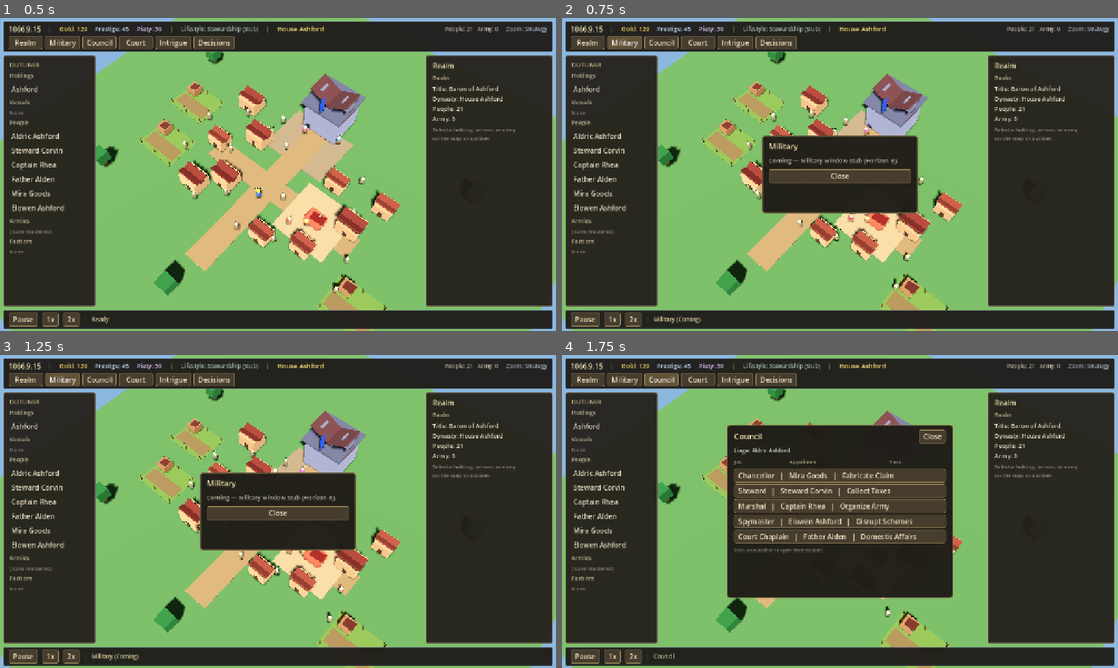
Above: before the commit, frames 1-4 (two rows, left to right).
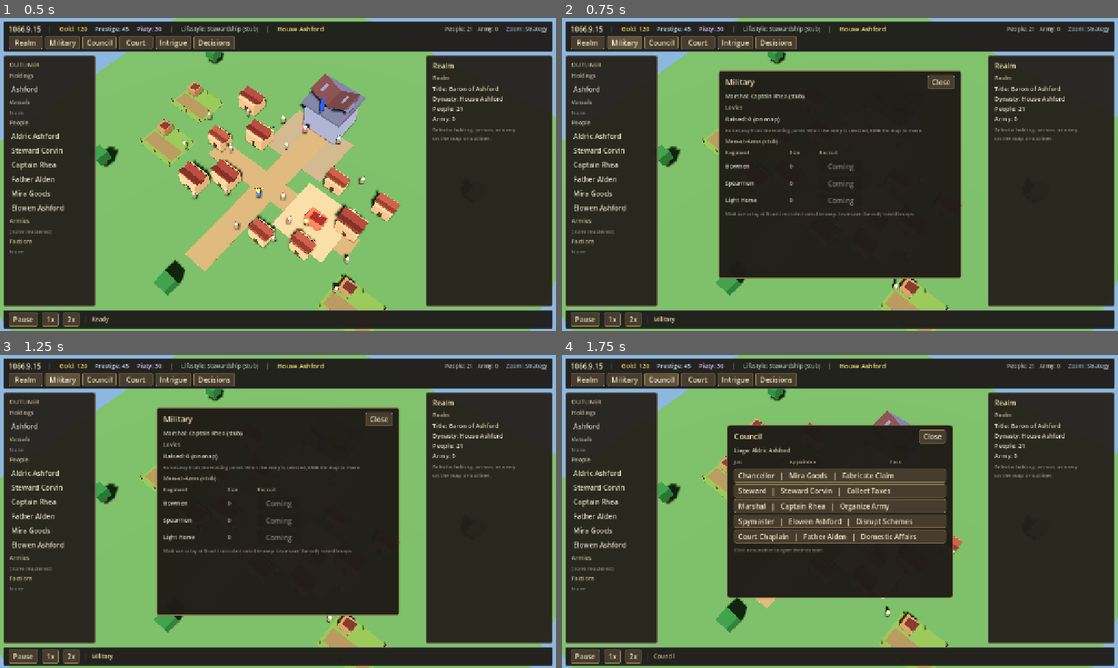
Above: after the commit, the same moments.

Repository: lpoyoll/Realm-of-Kings
Game: Godot game, scene res://scenes/main.tscn
Same seed, same stepped clock (60 frames per second), same inputs: the game is played once before the commit and once after it.
Inputs:
- Up to frame 1 (0.5 s): no input
- Up to frame 2 (0.75 s): click "Military" at 0.5 s
- Up to frame 3 (1.25 s): no input
- Up to frame 4 (1.75 s): click "Council" at 1.25 s

Frame 1 is identical in both runs. In frame 2, 24% of the frame differs, in the area x 20-72%, y 16-98%; in frame 3, 24%; in frame 4, nothing differs.

Commit message:
Military MaA panel stub: levy live count + Coming slots.

Diff:
--- a/scripts/ui/ck3_shell.gd
+++ b/scripts/ui/ck3_shell.gd
@@ -74,6 +74,10 @@
 var _council_liege: Label
 var _council_rows: VBoxContainer
 
+var _military_modal: PanelContainer
+var _military_levy_label: Label
+var _military_marshal_label: Label
+
 func _ready() -> void:
 	_build_styles()
 	_build_ui()
@@ -138,6 +142,8 @@
 		_refresh_outliner()
 		if sel_kind == SelKind.NONE:
 			_populate_realm()
+	if _military_modal and _military_modal.visible:
+		_refresh_military_levy()
 	if sel_kind == SelKind.ARMY:
 		_populate_army(army if army else selected)
 	elif sel_kind == SelKind.HOLDING:
@@ -233,6 +239,7 @@
 	_build_bottom_bar()
 	_build_stub_modal()
 	_build_council_window()
+	_build_military_window()
 
 func _build_top_bar() -> void:
 	var top := PanelContainer.new()
@@ -293,10 +300,14 @@
 	for n in stub_names:
 		var b := Button.new()
 		b.text = str(n)
-		b.tooltip_text = "%s — Coming" % str(n)
+		var title_name: String = str(n)
+		var is_live: bool = title_name == "Council" or title_name == "Military"
+		if is_live:
+			b.tooltip_text = title_name
+		else:
+			b.tooltip_text = "%s — Coming" % title_name
 		_style_button(b)
 		b.custom_minimum_size = Vector2(78, 0)
-		var title_name: String = str(n)
 		b.pressed.connect(func() -> void: _open_stub_window(title_name))
 		icons.add_child(b)
 
@@ -488,10 +499,15 @@
 	if title_text == "Council":
 		_open_council_window()
 		return
+	if title_text == "Military":
+		_open_military_window()
+		return
 	if _stub_modal == null:
 		return
 	if _council_modal:
 		_council_modal.visible = false
+	if _military_modal:
+		_military_modal.visible = false
 	_stub_modal_title.text = title_text
 	_stub_modal_body.text = "Coming — %s window stub (Horizon B)." % title_text
 	_stub_modal.visible = true
@@ -562,6 +578,8 @@
 		_build_council_window()
 	if _stub_modal:
 		_stub_modal.visible = false
+	if _military_modal:
+		_military_modal.visible = false
 	_refresh_council_rows()
 	_council_modal.visible = true
 	set_status("Council")
@@ -611,6 +629,118 @@
 		else:
 			row.disabled = true
 		_council_rows.add_child(row)
+
+
+func _build_military_window() -> void:
+	_military_modal = PanelContainer.new()
+	_military_modal.name = "MilitaryModal"
+	_military_modal.add_theme_stylebox_override("panel", _modal_style)
+	_military_modal.mouse_filter = Control.MOUSE_FILTER_STOP
+	_military_modal.visible = false
+	_military_modal.set_anchors_preset(Control.PRESET_CENTER)
+	_military_modal.offset_left = -280
+	_military_modal.offset_top = -240
+	_military_modal.offset_right = 280
+	_military_modal.offset_bottom = 240
+	_root.add_child(_military_modal)
+
+	var v := VBoxContainer.new()
+	v.add_theme_constant_override("separation", 8)
+	_military_modal.add_child(v)
+
+	var header := HBoxContainer.new()
+	header.add_theme_constant_override("separation", 12)
+	v.add_child(header)
+	header.add_child(_label("Military", 18, Color(0.95, 0.90, 0.70)))
+	var spacer := Control.new()
+	spacer.size_flags_horizontal = Control.SIZE_EXPAND_FILL
+	spacer.mouse_filter = Control.MOUSE_FILTER_IGNORE
+	header.add_child(spacer)
+	var close_btn := Button.new()
+	close_btn.text = "Close"
+	_style_button(close_btn)
+	close_btn.pressed.connect(_close_military_window)
+	header.add_child(close_btn)
+
+	_military_marshal_label = _label("Marshal: Captain Rhea (stub)", 13, Color(0.75, 0.80, 0.70))
+	v.add_child(_military_marshal_label)
+
+	v.add_child(_section_header("Levies"))
+	_military_levy_label = _label("Raised: 0", 14, Color(0.90, 0.86, 0.78))
+	v.add_child(_military_levy_label)
+	var levy_hint := _label(
+		"Raise Levy from the Holding panel. When the army is selected, RMB the map to move.",
+		11,
+		Color(0.55, 0.52, 0.48)
+	)
+	levy_hint.autowrap_mode = TextServer.AUTOWRAP_WORD_SMART
+	v.add_child(levy_hint)
+
+	v.add_child(_section_header("Men-at-Arms (stub)"))
+	var maa_hdr := HBoxContainer.new()
+	maa_hdr.add_theme_constant_override("separation", 8)
+	v.add_child(maa_hdr)
+	var type_h := _label("Regiment", 12, Color(0.72, 0.68, 0.55))
+	type_h.custom_minimum_size = Vector2(140, 0)
+	maa_hdr.add_child(type_h)
+	var size_h := _label("Size", 12, Color(0.72, 0.68, 0.55))
+	size_h.custom_minimum_size = Vector2(60, 0)
+	maa_hdr.add_child(size_h)
+	var act_h := _label("Recruit", 12, Color(0.72, 0.68, 0.55))
+	act_h.custom_minimum_size = Vector2(100, 0)
+	maa_hdr.add_child(act_h)
+
+	var maa_types: PackedStringArray = PackedStringArray(["Bowmen", "Spearmen", "Light Horse"])
+	for maa_name in maa_types:
+		var row := HBoxContainer.new()
+		row.add_theme_constant_override("separation", 8)
+		v.add_child(row)
+		var name_l := _label(str(maa_name), 13, Color(0.90, 0.86, 0.78))
+		name_l.custom_minimum_size = Vector2(140, 0)
+		row.add_child(name_l)
+		var size_l := _label("0", 13, Color(0.78, 0.74, 0.66))
+		size_l.custom_minimum_size = Vector2(60, 0)
+		row.add_child(size_l)
+		var recruit := Button.new()
+		recruit.text = "Coming"
+		recruit.disabled = true
+		recruit.tooltip_text = "Coming"
+		_style_button(recruit)
+		recruit.custom_minimum_size = Vector2(100, 0)
+		row.add_child(recruit)
+
+	var maa_note := _label(
+		"MaA sizes stay at 0 until recruited onto the map. Levies are the only raised troops.",
+		11,
+		Color(0.55, 0.52, 0.48)
+	)
+	maa_note.autowrap_mode = TextServer.AUTOWRAP_WORD_SMART
+	v.add_child(maa_note)
+
+func _open_military_window() -> void:
+	if _military_modal == null:
+		_build_military_window()
+	if _stub_modal:
+		_stub_modal.visible = false
+	if _council_modal:
+		_council_modal.visible = false
+	_refresh_military_levy()
+	_military_modal.visible = true
+	set_status("Military")
+
+func _close_military_window() -> void:
+	if _military_modal:
+		_military_modal.visible = false
+
+func _refresh_military_levy() -> void:
+	if _military_levy_label == null:
+		return
+	var count: int = 0
+	if army and army.has_method("get_count"):
+		count = int(army.get_count())
+	else:
+		count = get_tree().get_nodes_in_group("soldiers").size()
+	_military_levy_label.text = "Raised: %d (on map)" % count
 
 func _build_bottom_bar() -> void:
 	var bottom := PanelContainer.new()
Not shown, changed: README.md
